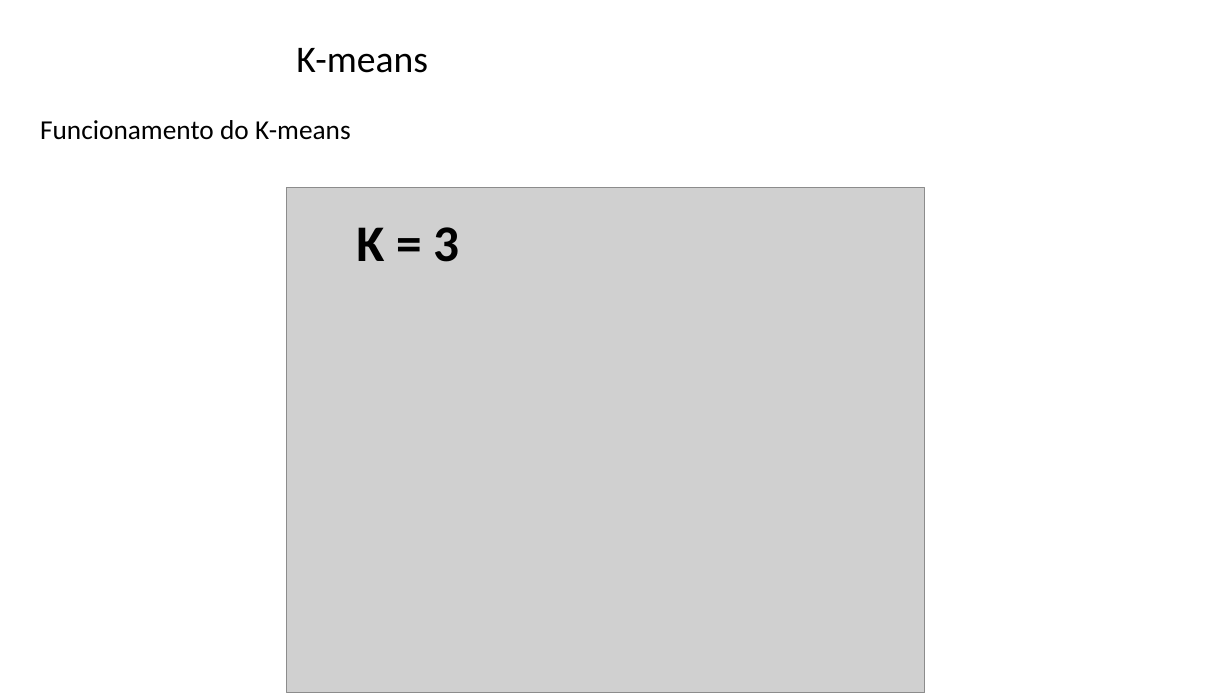
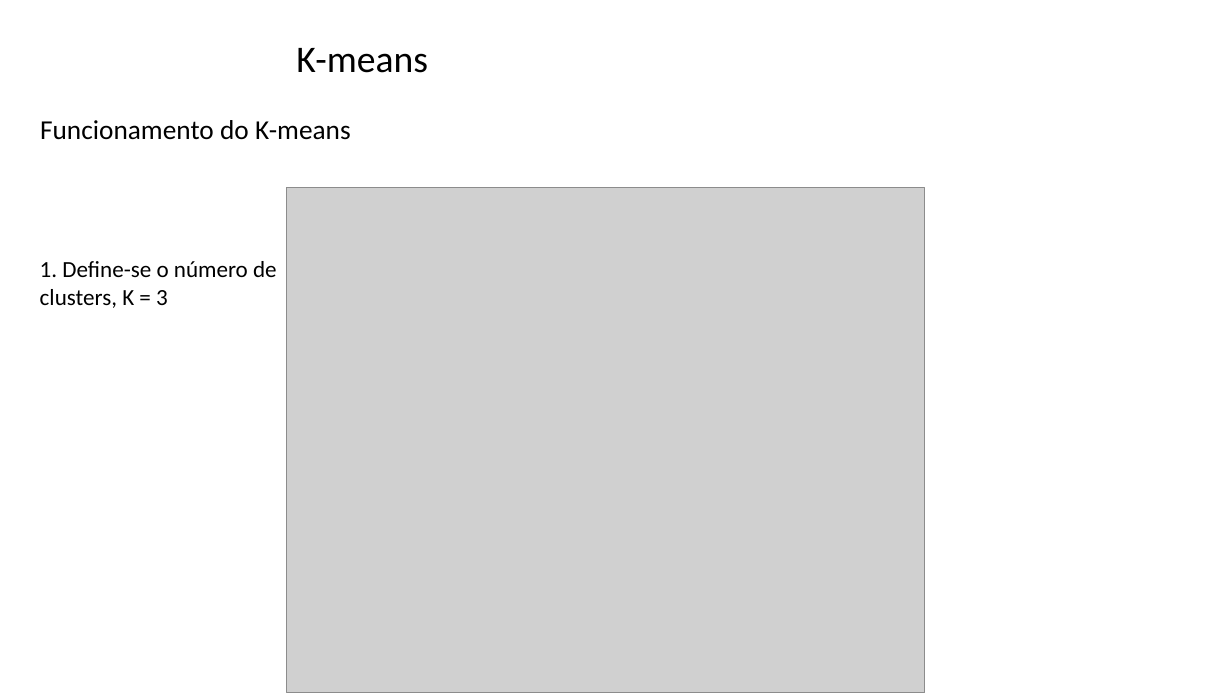
Before and after one commit to zz4fap/tp557-iot-ml, a slide deck: slide 7 of slides/TP557_16_detecção_de_anomalias.pptx. Drawn at 1232x693 pixels with LibreOffice and Linux fonts; fonts in the diff are those of the drawing; grey boxes stand for pictures; background and template pictures are left out. Boxes give left, top, right and bottom in pixels: in the first picture for what was removed or moved away, otherwise in the second. Text is boxed around its words. In the diff, an @@ line names an element or a change of style, - is before the commit and + after.

```diff
--- a/slides/TP557_16_detecção_de_anomalias.pptx
+++ b/slides/TP557_16_detecção_de_anomalias.pptx
@@ text at bbox=[40, 261, 277, 308]: text changed; size 40 to 18 pt; bold off @@
-K = 3
+1. Define-se o número de clusters, K = 3
```
Also in this commit, not shown: 10 other slides changed, 12 slides removed.
